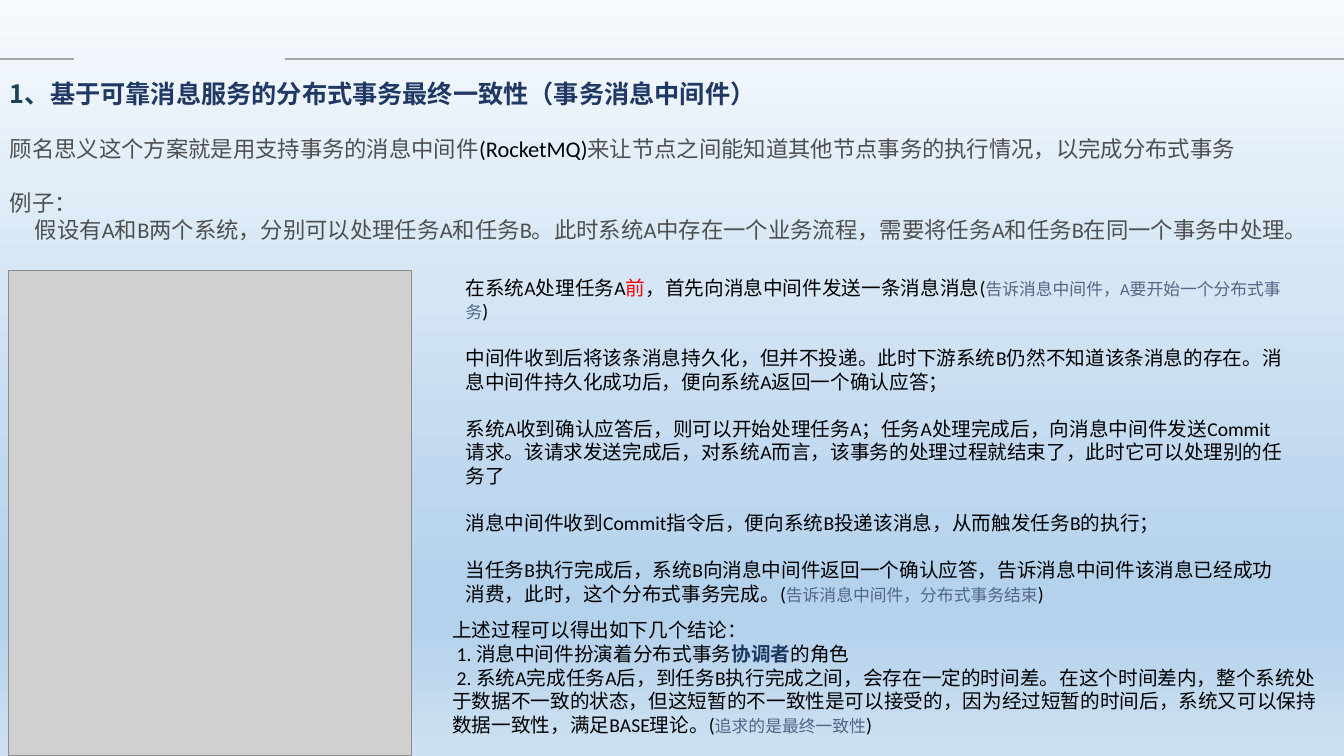
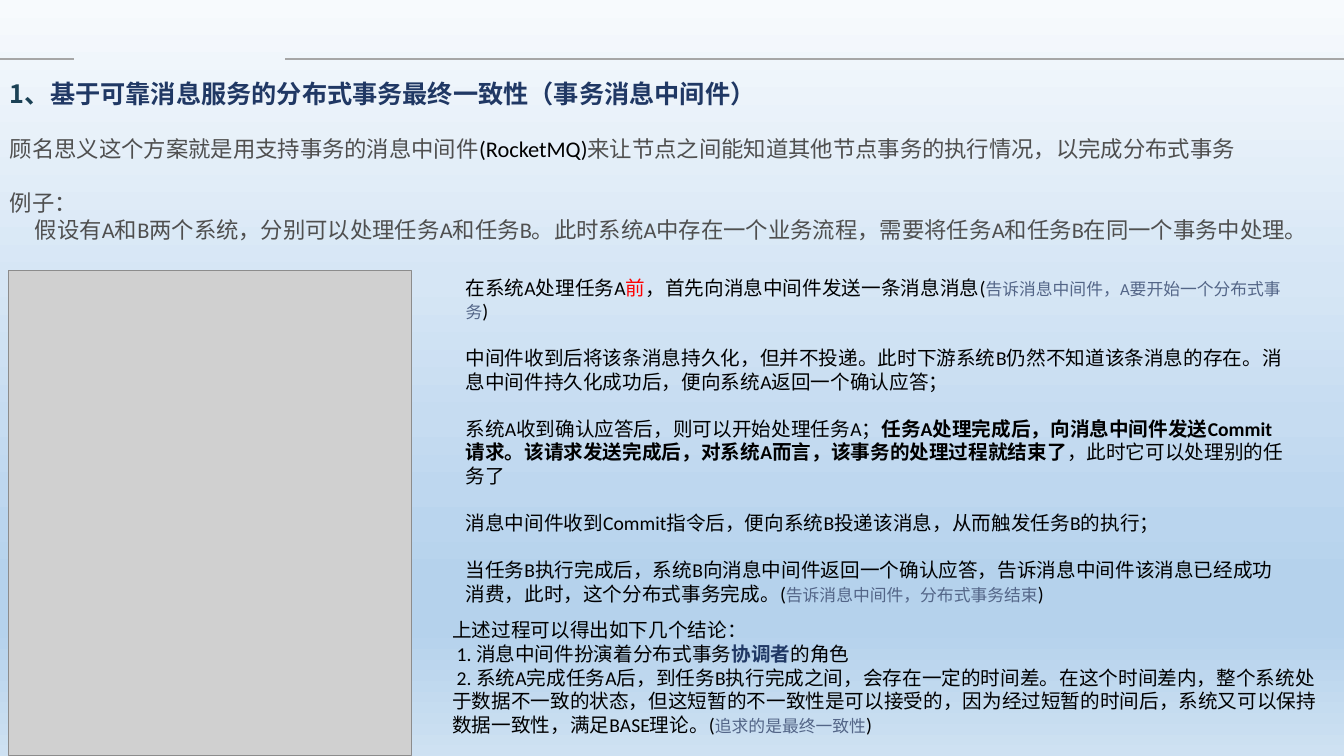
Before and after one commit to Heffie199/zhao_Note, a slide deck: slide 4 of 分布式事务的解决方案 .pptx. Drawn at 1344x756 pixels with LibreOffice and Linux fonts; fonts in the diff are those of the drawing; grey boxes stand for pictures; background and template pictures are left out. Boxes give left, top, right and bottom in pixels: in the first picture for what was removed or moved away, otherwise in the second. Text is boxed around its words. In the diff, an @@ line names an element or a change of style, - is before the commit and + after.

Commit message:
baocun

```diff
--- a/分布式事务的解决方案 .pptx
+++ b/分布式事务的解决方案 .pptx
@@ text at <box>466,419,1284,485</box>: bold on in "系统A收到确认应答后，则可以开始处理任务A；任务A处理完成后，向消息中间件发送Commit请求。该请求发送完成后，对系统 ..." @@
```
